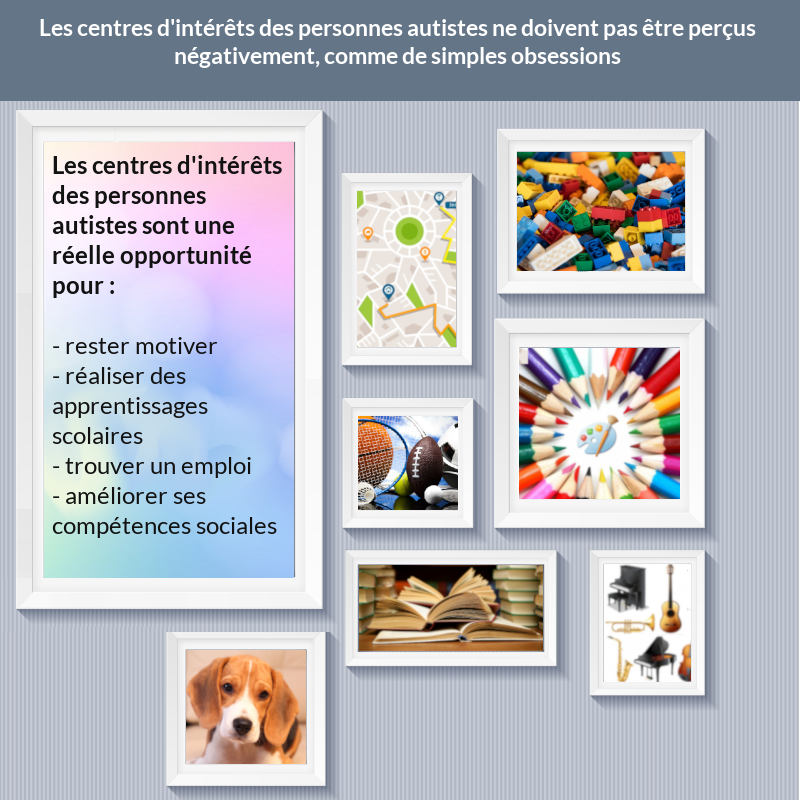
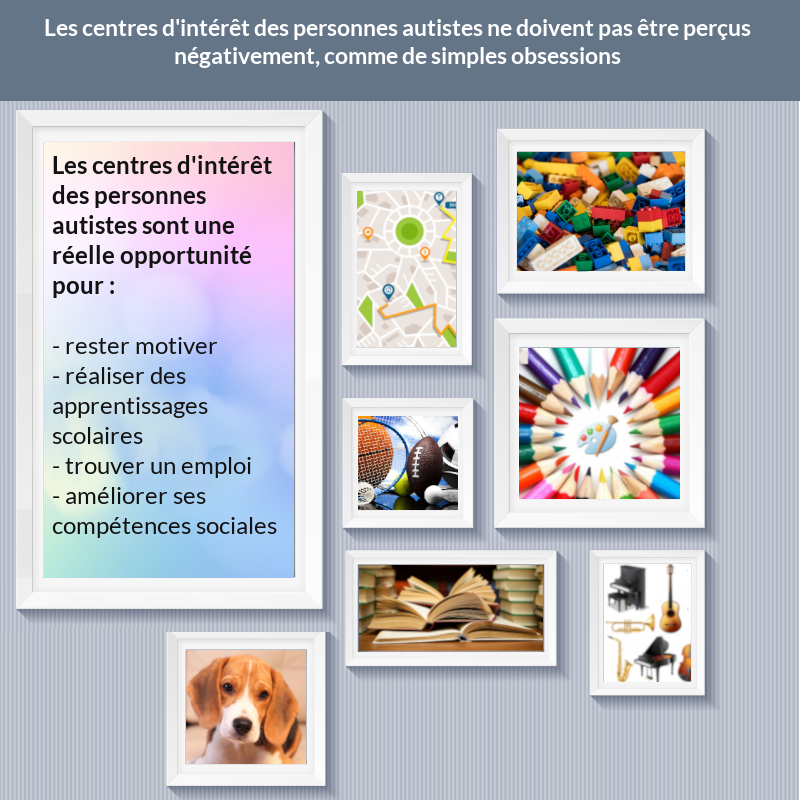
Comparing the layer stacks of the two 800 x 800 images. Changes:
renamed "Les centres d'intérêts des per..." to "Les centres d'intérêt des pers...", painted on it over [40, 19, 756, 40]
renamed "Les centres d'intérêts des per... #1" to "Les centres d'intérêt des pers... #1", painted on it over [272, 161, 282, 174]
